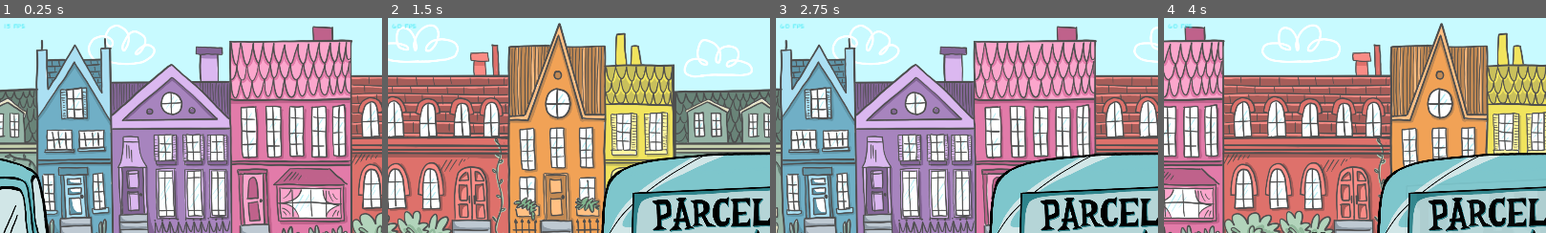
Above: before the commit, frames 1-4 (left to right).
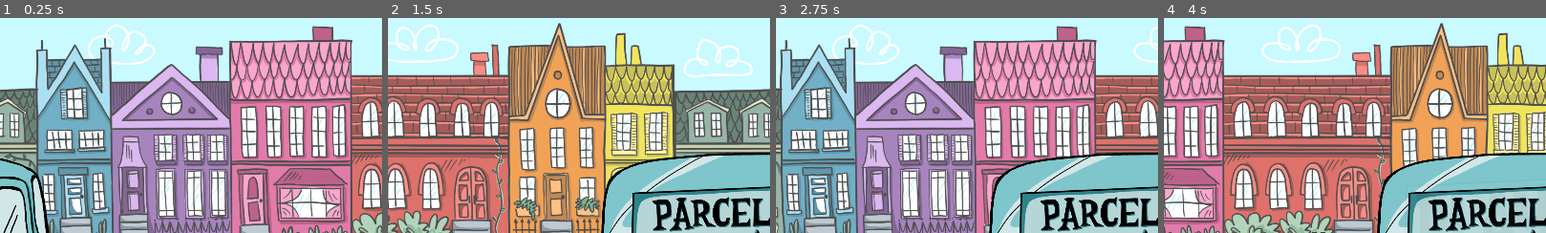
Above: after the commit, the same moments.

Repository: Bloodyaugust/ld-53
Game: Godot game, scene res://scenes/main.tscn
Same seed, same stepped clock (60 frames per second), same inputs: the game is played once before the commit and once after it.
Inputs (mouse positions are % of the whole screen's width and height, from its top left):
- Up to frame 1 (0.25 s): no input
- Up to frame 2 (1.5 s): move the mouse to (72, 45) at 0.52 s; hold Right (ui_right) 0.53-1.25 s; click (72, 45) at 0.67 s; drag from (30, 55) to (45, 70) at 1.27 s
- Up to frame 3 (2.75 s): move the mouse to (60, 28) at 2.02 s; hold Right (ui_right) from 2.03 s (still down)
- Up to frame 4 (4 s): release Right (ui_right) at 2.75 s; drag from (45, 70) to (20, 35) at 2.77 s; click (42, 48) at 3.5 s
The pictures show only the part of the screen within x 0-50%, y 0-50%; the shares and areas given below are measured in that part.

The runs differ from the first frame. In frame 1, less than 0.1% of the frame differs, in the area x 1-7%, y 2-5%; in frame 2, less than 0.1%, in the area x 1-8%, y 2-5%; in frame 3, less than 0.1%; in frame 4, less than 0.1%.

Commit message:
Fix bug with player losing and not animating correctly

Diff:
--- a/actors/Player.gd
+++ b/actors/Player.gd
@@ -62,19 +62,30 @@
 
 func _on_area_2d_entered(area: Area2D) -> void:
   if area.is_in_group("obstacle") && Store.state.game == GameConstants.GAME_IN_PROGRESS:
-    if _tween:
-      _tween.kill()
-
     _trip_effect.emitting = true
     _health -= 1
+    _sprite.pause()
     emit_signal("damaged")
 
     if _health <= 0:
-      _state = STATES.RESETTING
-      Store.state.move_speed = 0.0
-      Store.set_state("game", GameConstants.GAME_ENDING)
+      if _tween.is_running():
+        _tween.kill()
+
+        _tween = create_tween().set_trans(Tween.TRANS_CUBIC)
+        _tween.tween_property(self, "position", Vector2(position.x, 0), data.jump_time_to_fall)
+        _tween.tween_callback(func():
+          _state = STATES.RESETTING
+          Store.state.move_speed = 0.0
+          Store.set_state("game", GameConstants.GAME_ENDING)
+        )
+      else:
+        _state = STATES.RESETTING
+        Store.state.move_speed = 0.0
+        Store.set_state("game", GameConstants.GAME_ENDING)
     else:
-      _sprite.pause()
+      if _tween:
+        _tween.kill()
+
       _state = STATES.TRIPPING
       _tween = create_tween().set_trans(Tween.TRANS_CUBIC)
 
@@ -105,8 +116,10 @@
           if _tween:
             _tween.kill()
 
+          _sprite.play()
           _tween = create_tween().set_trans(Tween.TRANS_LINEAR)
           _tween.tween_property(self, "global_position", _truck.global_position, 1.0)
+          _tween.tween_callback(func(): _sprite.pause())
         GameConstants.GAME_STARTING:
           if _tween:
             _tween.kill()
--- a/scenes/main.tscn
+++ b/scenes/main.tscn
@@ -322,6 +322,7 @@
 stretch_mode = 5
 
 [node name="FPS" type="MarginContainer" parent="UIRoot"]
+visible = false
 theme_override_constants/margin_left = 10
 theme_override_constants/margin_top = 10
 
Not shown, changed: export_presets.cfg
Not shown, added: media/cover1.png.import
Not shown, added: media/cover2.png.import
Not shown, added: media/logo1.jpg.import
Not shown, added: media/logo2.jpg.import
